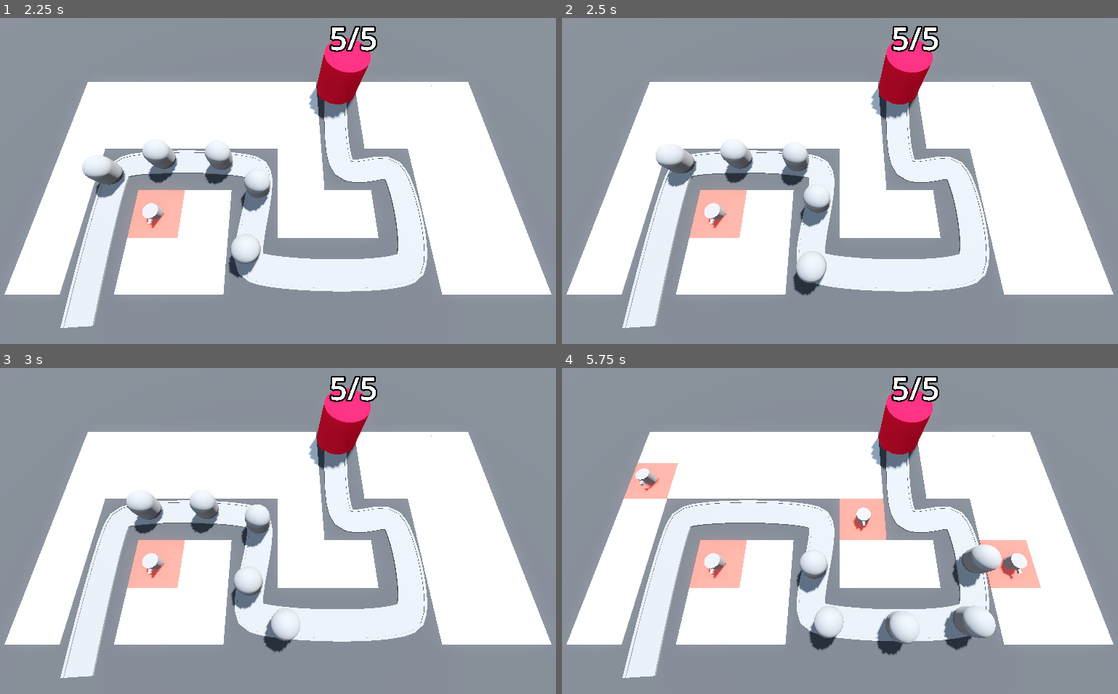
Above: before the commit, frames 1-4 (two rows, left to right).
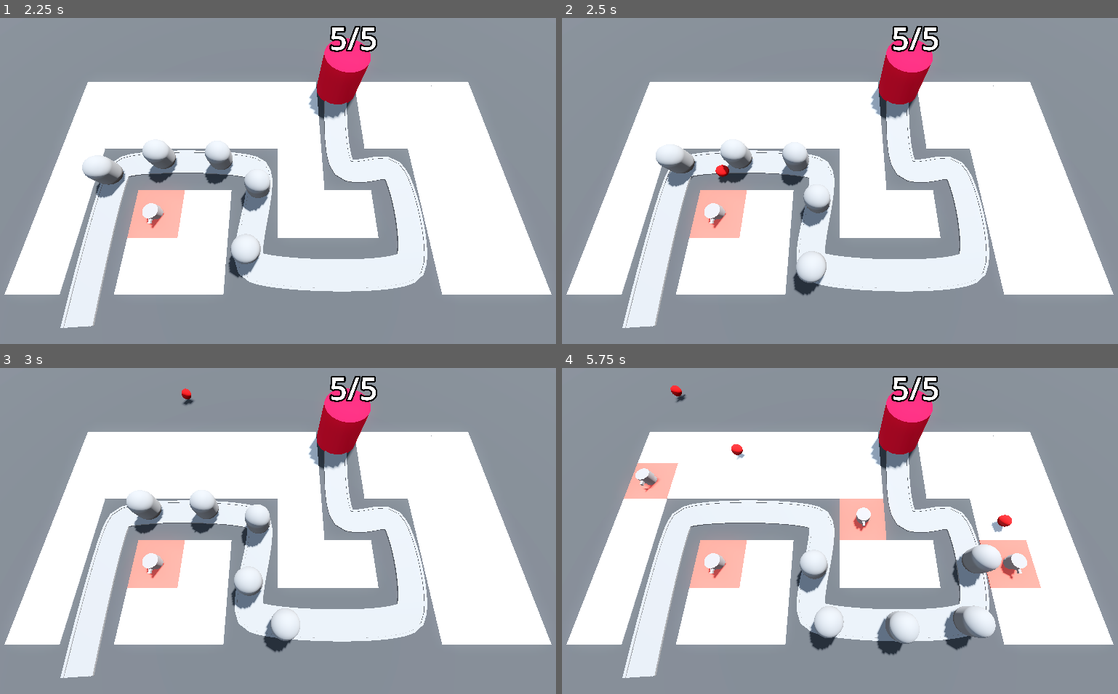
Above: after the commit, the same moments.

Repository: DTNevaeha/TD_Game
Game: Godot game, scene res://BaseLevel.tscn
Same seed, same stepped clock (60 frames per second), same inputs: the game is played once before the commit and once after it.
Inputs (mouse positions are in pixels of both pictures, inside the frame that each line leads up to):
- Up to frame 1 (2.25 s): move the mouse to (405, 164) at 0.52 s; click (405, 164) at 0.6 s; move the mouse to (161, 197) at 1.27 s; click (161, 197) at 1.35 s; move the mouse to (333, 109) at 2.02 s; click (333, 109) at 2.1 s
- Up to frame 2 (2.5 s): no input
- Up to frame 3 (3 s): move the mouse to (250, 596) at 2.77 s; click (250, 596) at 2.85 s
- Up to frame 4 (5.75 s): move the mouse to (1012, 579) at 3.52 s; click (1012, 579) at 3.6 s; move the mouse to (667, 482) at 4.27 s; click (667, 482) at 4.35 s; move the mouse to (867, 531) at 5.02 s; click (867, 531) at 5.1 s

Frame 1 is identical in both runs. In frame 2, 0.1% of the frame differs, in the area x 27-31%, y 44-51%; in frame 3, less than 0.1%; in frame 4, 0.3%, in the area x 19-81%, y 5-51%.

Commit message:
Turrets now fire projectiles

Diff:
--- /dev/null
+++ b/Turret/projectile.gd
@@ -0,0 +1,13 @@
+extends Area3D
+
+var direction := Vector3.FORWARD
+
+@export var speed := 30.0
+
+
+func _physics_process(delta: float) -> void:
+    position += direction * speed * delta
+
+
+func _on_timer_timeout() -> void:
+    queue_free()
--- /dev/null
+++ b/Turret/projectile.tscn
@@ -0,0 +1,28 @@
+[gd_scene load_steps=5 format=3 uid="uid://dgc36bgrllmkk"]
+
+[ext_resource type="Script" path="res://Turret/projectile.gd" id="1_0t8rc"]
+
+[sub_resource type="StandardMaterial3D" id="StandardMaterial3D_fbekc"]
+albedo_color = Color(0.792986, 0.0111975, 7.70092e-07, 1)
+
+[sub_resource type="SphereMesh" id="SphereMesh_5bovm"]
+material = SubResource("StandardMaterial3D_fbekc")
+
+[sub_resource type="SphereShape3D" id="SphereShape3D_i1paf"]
+
+[node name="Projectile" type="Area3D"]
+top_level = true
+script = ExtResource("1_0t8rc")
+
+[node name="MeshInstance3D" type="MeshInstance3D" parent="."]
+mesh = SubResource("SphereMesh_5bovm")
+
+[node name="CollisionShape3D" type="CollisionShape3D" parent="."]
+shape = SubResource("SphereShape3D_i1paf")
+
+[node name="Timer" type="Timer" parent="."]
+wait_time = 2.0
+one_shot = true
+autostart = true
+
+[connection signal="timeout" from="Timer" to="." method="_on_timer_timeout"]
--- /dev/null
+++ b/Turret/turret.gd
@@ -0,0 +1,10 @@
+extends Node3D
+
+@export var projectile: PackedScene
+@onready var turret_top: MeshInstance3D = $TurretBase/TurretTop
+
+
+func _on_timer_timeout() -> void:
+    var shot = projectile.instantiate()
+    add_child(shot)
+    shot.global_position = turret_top.global_position
--- a/Turret/turret.tscn
+++ b/Turret/turret.tscn
@@ -1,4 +1,7 @@
-[gd_scene load_steps=4 format=3 uid="uid://c1j6xn8dx5df5"]
+[gd_scene load_steps=6 format=3 uid="uid://c1j6xn8dx5df5"]
+
+[ext_resource type="Script" path="res://Turret/turret.gd" id="1_o5uq5"]
+[ext_resource type="PackedScene" uid="uid://dgc36bgrllmkk" path="res://Turret/projectile.tscn" id="1_uql6f"]
 
 [sub_resource type="CylinderMesh" id="CylinderMesh_dhoyf"]
 height = 1.0
@@ -12,6 +15,8 @@
 size = Vector3(0.2, 0.2, 0.5)
 
 [node name="Turret" type="Node3D"]
+script = ExtResource("1_o5uq5")
+projectile = ExtResource("1_uql6f")
 
 [node name="TurretBase" type="MeshInstance3D" parent="."]
 transform = Transform3D(1, 0, 0, 0, 1, 0, 0, 0, 1, 0, 0.5, 0)
@@ -24,3 +29,8 @@
 [node name="TurretGun" type="MeshInstance3D" parent="TurretBase"]
 transform = Transform3D(1, 0, 0, 0, 1, 0, 0, 0, 1, 0, 0.3, 0.695)
 mesh = SubResource("BoxMesh_iu4n4")
+
+[node name="Timer" type="Timer" parent="."]
+autostart = true
+
+[connection signal="timeout" from="Timer" to="." method="_on_timer_timeout"]
Not shown: 4 places in MeshLibraries/SpaceLibraries.tres that only renumber resources
